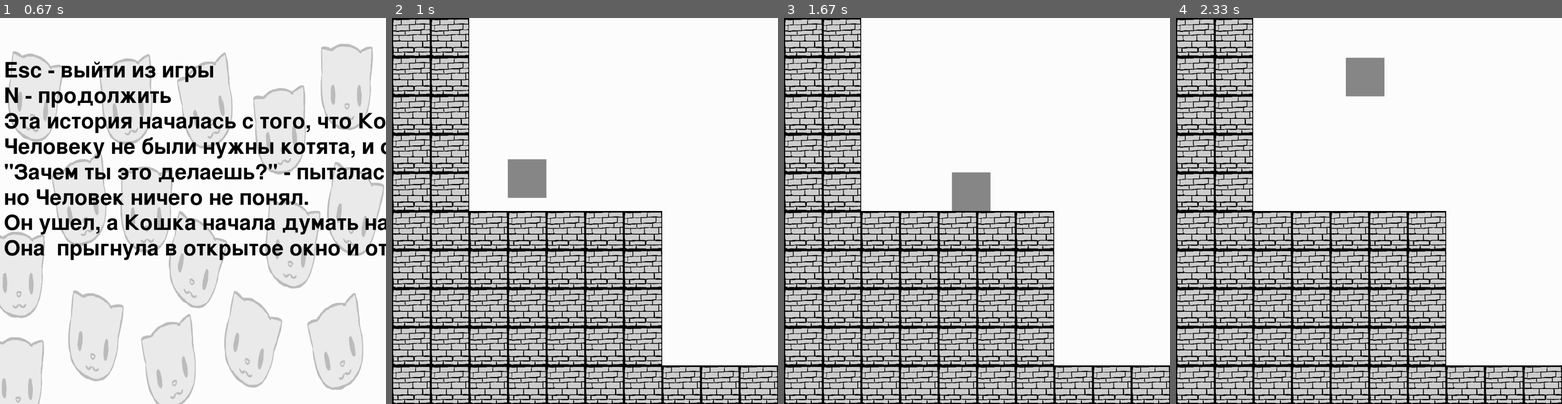
Above: before the commit, frames 1-4 (left to right).
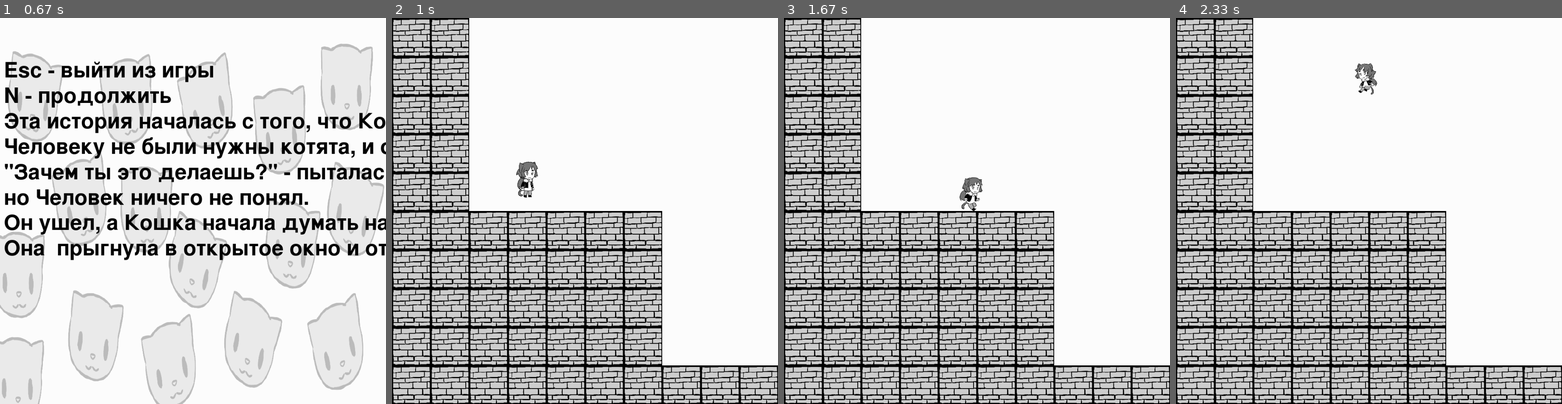
Above: after the commit, the same moments.

Repository: MariaSalimova/pygame_project_Salimova_Melnickov
Game: pygame game, started from main.py
Two runs of this game, one before a commit and one after it. Both use one fixed random seed, a clock stepped at 60 frames per second and the inputs below.
Inputs:
- Up to frame 1 (0.67 s): click "Играть" at 0.38 s
- Up to frame 2 (1 s): type "ann" at 0.67 s
- Up to frame 3 (1.67 s): tap Enter at 1 s; hold Right from 1.22 s (still down)
- Up to frame 4 (2.33 s): release Right at 1.68 s; hold Up 1.77-2.07 s; hold Up from 2.1 s (still down)

Frame 1 is identical in both runs. In frame 2, 0.9% of the frame differs, in the area x 30-40%, y 36-47%; in frame 3, 0.9%; in frame 4, 0.9%, in the area x 44-54%, y 10-21%.

Commit message:
Сделана анимация главного персонажа, переделаны хитбоксы врагов и игрока

Diff:
--- a/classes/enemy.py
+++ b/classes/enemy.py
@@ -12,5 +12,6 @@
         self.image = pygame.transform.scale(load_image(PATH_OF_ENEMY_IDLE_LEFT, colorkey=None), (TILE_SIZE, TILE_SIZE))
         self.rect = self.image.get_rect().move(TILE_SIZE * pos_x, TILE_SIZE * pos_y)
         self.mask = pygame.mask.from_surface(self.image)
+        self.rect.width = TILE_SIZE / 5 * 3
         self.run_frames_right = [PATH_OF_ENEMY_RUN_RIGHT2, PATH_OF_ENEMY_RUN_RIGHT1]
         self.run_frames_left = [PATH_OF_ENEMY_RUN_LEFT2, PATH_OF_ENEMY_RUN_LEFT1]
--- a/classes/main_caharacter_new.py
+++ b/classes/main_caharacter_new.py
@@ -11,8 +11,7 @@
 class MainCharacter(pygame.sprite.Sprite):
     """На карте обозначено '@'"""
 
-    ANIMATION_DELAY = 0.1
-    # os.chdir("..")
+    ANIMATION_DELAY = 0.2
     ICON_DIR = get_icon_dir()
 
     ANIMATION_RIGHT = [(f'{ICON_DIR}/%s' % PATH_OF_MC_IDLE_RIGHT),
@@ -40,7 +39,8 @@
         self.image = pygame.Surface((TILE_SIZE, TILE_SIZE))
         self.image.fill(pygame.Color(self.COLOR))
         self.rect = self.image.get_rect().move(TILE_SIZE * pos_x, TILE_SIZE * pos_y)
-        # self.image.set_colorkey(pygame.Color(self.COLOR))
+        self.rect.width = TILE_SIZE / 5 * 3
+        self.image.set_colorkey(pygame.Color(self.COLOR))
         self.alive = True
 
         boltAnim = []
@@ -53,6 +53,7 @@
         for anim in self.ANIMATION_LEFT:
             boltAnim.append((anim, self.ANIMATION_DELAY))
         self.boltAnimLeft = pyganim.PygAnimation(boltAnim)
+        self.boltAnimLeft.play()
 
         self.boltAnimStay = pyganim.PygAnimation(self.ANIMATION_STAY)
         self.boltAnimStay.play()
@@ -66,10 +67,6 @@
 
         self.boltAnimJump = pyganim.PygAnimation(self.ANIMATION_JUMP_LEFT)
         self.boltAnimJump.play()
-
-    def set_current_level(self, map):
-        # TODO зачем это?
-        self.cur_level = map
 
     def is_alive(self):
         """Возвращает живой ли игрок"""
@@ -111,7 +108,7 @@
         if not self.onGround:
             self.yvel += GRAVITY
 
-        self.onGround = False  # Мы не знаем, когда мы на земле((
+        self.onGround = False
         self.rect.y += self.yvel
         self.collide(0, self.yvel, lists.collisiond)
 
--- a/classes/pyganim.py
+++ b/classes/pyganim.py
@@ -1,7 +1,7 @@
 # Pyganim (pyganim.py, ver 1)
 # A sprite animation module for Pygame.
 #
-# By Al Sweigart al@inventwithpython.com
+# By Al Sweetheart al@inventwithpython.com
 # http://inventwithpython.com/pyganim
 # Released under a "Simplified BSD" license
 #
@@ -10,13 +10,10 @@
 #
 # This should be compatible with both Python 2 and Python 3. Please email any
 # bug reports to Al at al@inventwithpython.com
-#
-
-
-# TODO: Feature idea: if the same image file is specified, re-use the Surface object. (Make this optional though.)
 
 import pygame
 import time
+from constants import TILE_SIZE
 
 # setting up constants
 PLAYING = 'playing'
@@ -81,10 +78,10 @@
                 frame = frames[i]
                 assert type(frame) in (list, tuple) and len(frame) == 2, 'Frame %s has incorrect format.' % i
                 assert type(frame[0]) in (
-                    str, pygame.Surface), 'Frame %s image must be a string filename or a pygame.Surface' % i
+                str, pygame.Surface), 'Frame %s image must be a string filename or a pygame.Surface' % i
                 assert frame[1] > 0, 'Frame %s duration must be greater than zero.' % i
                 if type(frame[0]) == str:
-                    frame = (pygame.image.load(frame[0]), frame[1])
+                    frame = pygame.transform.scale(pygame.image.load(frame[0]), (TILE_SIZE, TILE_SIZE)), frame[1]
                 self._images.append(frame[0])
                 self._durations.append(frame[1])
             self._startTimes = self._getStartTimes()
@@ -106,7 +103,7 @@
 
     def getCopy(self):
         # Returns a copy of this PygAnimation object, but one that refers to the
-        # Surface objects of the original so it efficiently uses memory.
+        # Surface objects of the original, so it efficiently uses memory.
         #
         # NOTE: Messing around with the original Surface objects will affect all
         # the copies. If you want to modify the Surface objects, then just make
@@ -115,7 +112,7 @@
 
     def getCopies(self, numCopies=1):
         # Returns a list of copies of this PygAnimation object, but one that refers to the
-        # Surface objects of the original so it efficiently uses memory.
+        # Surface objects of the original, so it efficiently uses memory.
         #
         # NOTE: Messing around with the original Surface objects will affect all
         # the copies. If you want to modify the Surface objects, then just make
@@ -154,7 +151,7 @@
         # Returns the pygame.Surface object of the frameNum-th frame in this
         # animation object. If there is a transformed version of the frame,
         # it will return that one.
-        if self._transformedImages == []:
+        if not self._transformedImages:
             return self._images[frameNum]
         else:
             return self._transformedImages[frameNum]
@@ -286,7 +283,7 @@
 
         if self._state == PLAYING:
             if self.isFinished():
-                # the one exception: if this animation doesn't loop and it
+                # the one exception: if this animation doesn't loop, and it
                 # has finished playing, then toggling the pause will cause
                 # the animation to replay from the beginning.
                 # self._playingStartTime = time.time() # effectively the same as calling play()
@@ -338,7 +335,7 @@
             # anything, since anchor() sets all the image to the same size.
             # The lesson is, you can only effectively call anchor() once.
 
-        self.clearTransforms()  # clears transforms since this method anchors the original images.
+        self.clearTransforms()  # Clear transforms since this method anchors the original images.
 
         maxWidth, maxHeight = self.getMaxSize()
         halfMaxWidth = int(maxWidth / 2)
@@ -348,7 +345,7 @@
             # go through and copy all frames to a max-sized Surface object NOTE: This makes changes to the original
             # images in self._images, not the transformed images in self._transformedImages
             newSurf = pygame.Surface(
-                (maxWidth, maxHeight))  # TODO: this is probably going to have errors since I'm using the default depth.
+                (maxWidth, maxHeight))
 
             # set the expanded areas to be transparent
             newSurf = newSurf.convert_alpha()
@@ -410,7 +407,7 @@
     def _makeTransformedSurfacesIfNeeded(self):
         # Internal-method. Creates the Surface objects for the _transformedImages list.
         # Don't call this method.
-        if self._transformedImages == []:
+        if not self._transformedImages:
             self._transformedImages = [surf.copy() for surf in self._images]
 
     # Transformation methods.
@@ -563,7 +560,6 @@
     def _propSetElapsed(self, elapsed):
         # NOTE: Do to floating point rounding errors, this doesn't work precisely.
         elapsed += 0.00001  # done to compensate for rounding errors
-        # TODO - I really need to find a better way to handle the floating point thing.
 
         # Set the elapsed time to a specific value.
         if self._loop:
@@ -771,7 +767,7 @@
 
 def findStartTime(startTimes, target):
     # With startTimes as a list of sequential numbers and target as a number,
-    # returns the index of the number in startTimes that preceeds target.
+    # returns the index of the number in startTimes that precedes target.
     #
     # For example, if startTimes was [0, 2, 4.5, 7.3, 10] and target was 6,
     # then findStartTime() would return 2. If target was 12, returns 4.
--- a/main.py
+++ b/main.py
@@ -5,7 +5,7 @@
 
 def main():
     pygame.init()
-
+    pygame.key.set_repeat(25)
     client_config = config.Config()
     clock = pygame.time.Clock()
     size = width, height = client_config.get_screen_size()
